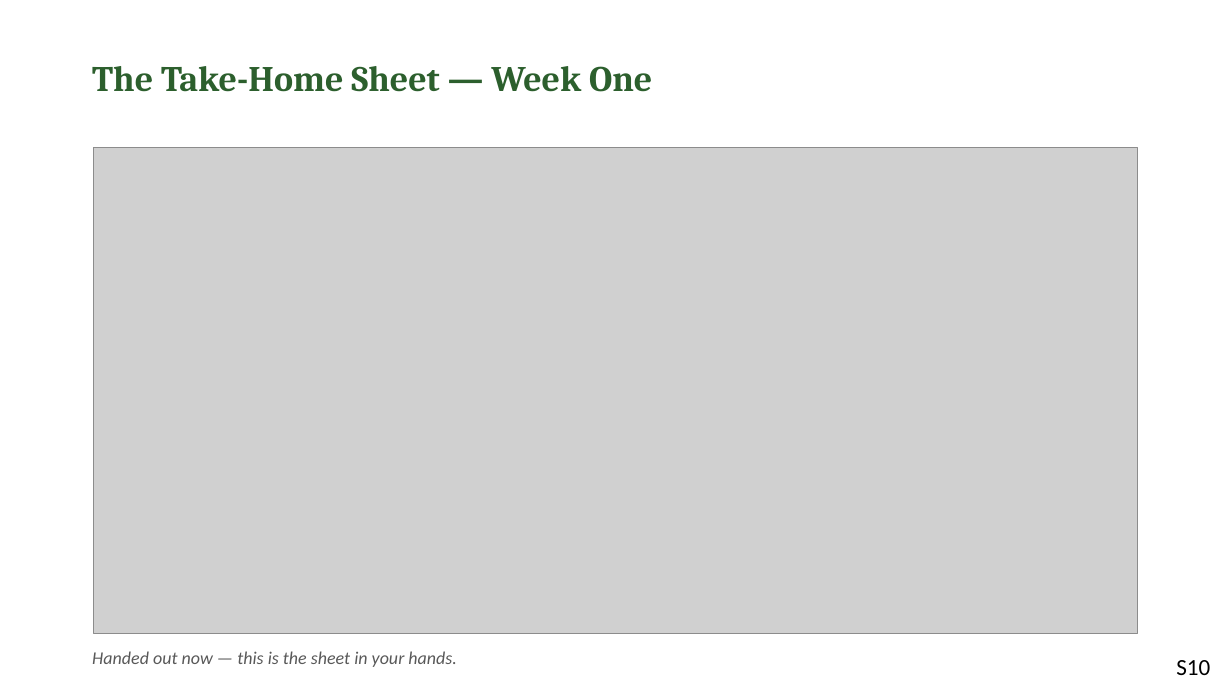
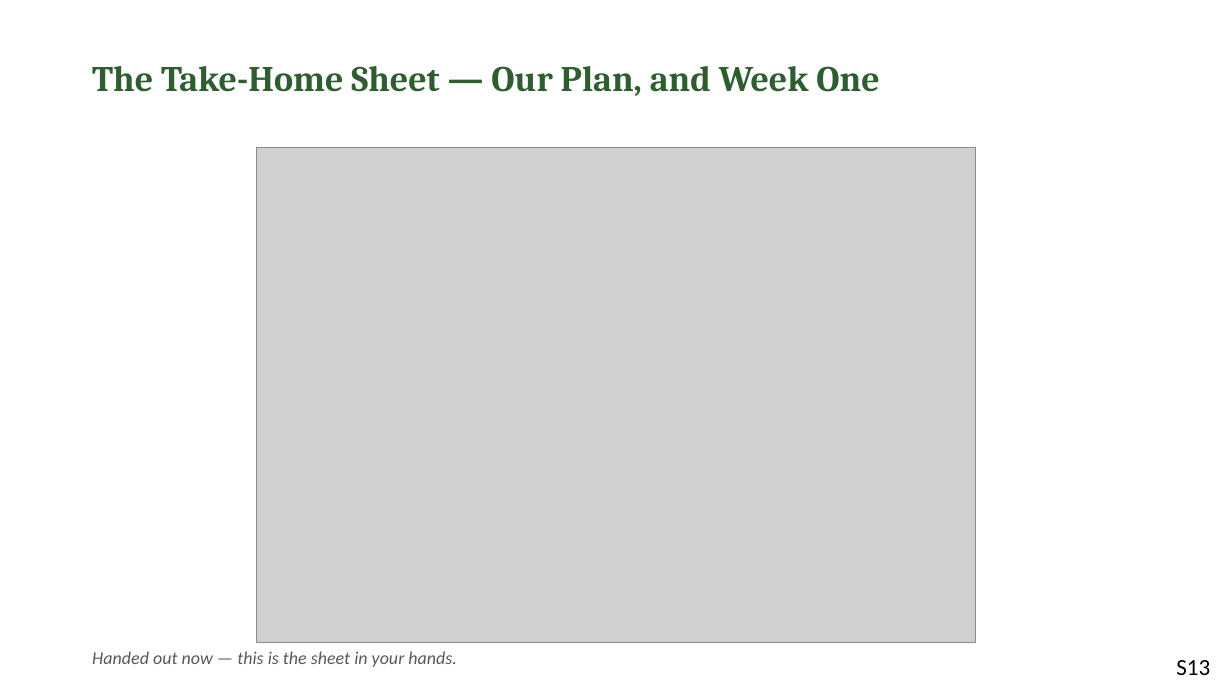
Before and after one commit to jgtittle-ministries/fellowship-of-the-heart-pilot-at-cca, a slide deck: slide 13 of docs/evening/materials/evening-13-slides.pptx (slide 10 before the commit). Drawn at 1232x693 pixels with LibreOffice and Linux fonts; fonts in the diff are those of the drawing; grey boxes stand for pictures. Boxes give left, top, right and bottom in pixels: in the first picture for what was removed or moved away, otherwise in the second. Text is boxed around its words. In the diff, an @@ line names an element or a change of style, - is before the commit and + after.

```diff
--- a/docs/evening/materials/evening-13-slides.pptx
+++ b/docs/evening/materials/evening-13-slides.pptx
@@ text at (x1=92, y1=66, x2=879, y2=96): text changed @@
-The Take-Home Sheet — Week One
+The Take-Home Sheet — Our Plan, and Week One
@@ picture resized from (x1=94, y1=148, x2=1139, y2=634) to (x1=257, y1=148, x2=976, y2=642) @@
@@ text at (x1=1176, y1=660, x2=1210, y2=675): text changed @@
-S10
+S13
```
Also in this commit, not shown: 11 other slides changed, 4 slides added, 8 other files.
